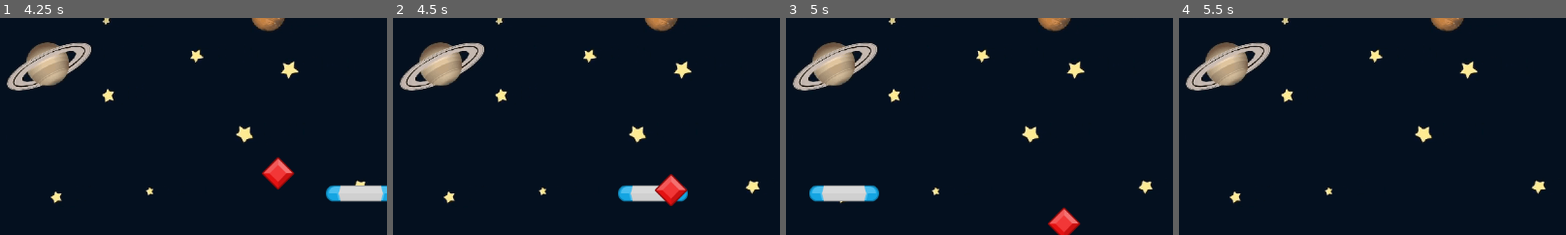
Above: before the commit, frames 1-4 (left to right).
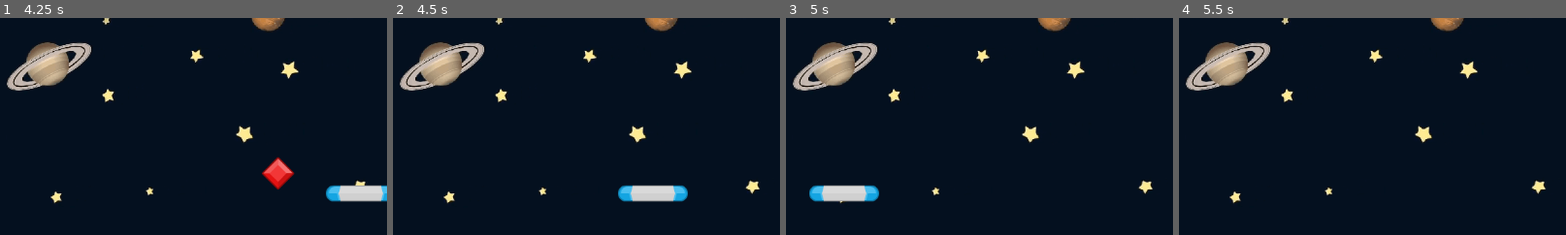
Above: after the commit, the same moments.

Repository: zserzzzz/gemcatcher
Game: Godot game, scene res://Scenes/Game/Game.tscn
The game is run twice, just before and just after one commit, with the same random seed, the same clock (stepped at 60 frames per second) and the same inputs.
Inputs:
- Up to frame 1 (4.25 s): hold D (move_right) 0.53-1.28 s; hold A (move_left) 1.28-2.03 s; hold D (move_right) 2.03-3.53 s; hold A (move_left) from 3.53 s (still down)
- Up to frame 2 (4.5 s): keep holding A (move_left)
- Up to frame 3 (5 s): keep holding A (move_left)
- Up to frame 4 (5.5 s): keep holding A (move_left)
The pictures show only the part of the screen within x 13-63%, y 50-100%; the shares and areas given below are measured in that part.

Frame 1 is identical in both runs. In frame 2, 0.7% of the frame differs, in the area x 67-77%, y 71-87%; in frame 3, 0.7%; in frame 4, nothing differs.

Commit message:
pre game over

Diff:
--- a/Scenes/Game/Game.tscn
+++ b/Scenes/Game/Game.tscn
@@ -1,10 +1,13 @@
-[gd_scene load_steps=4 format=3 uid="uid://dd5w3bpw7u3ig"]
+[gd_scene load_steps=6 format=3 uid="uid://dd5w3bpw7u3ig"]
 
 [ext_resource type="Texture2D" uid="uid://c0ib1bugbcj8i" path="res://assets/GameBg.png" id="1_gwu2e"]
+[ext_resource type="Script" uid="uid://c0clnl4uua3nv" path="res://scripts/game/game.gd" id="1_ln2h6"]
 [ext_resource type="PackedScene" uid="uid://ctuqsssb1dm0m" path="res://Scenes/Paddle/paddle.tscn" id="2_xbxml"]
 [ext_resource type="PackedScene" uid="uid://dovi2nasrvofk" path="res://Scenes/Gem/gem.tscn" id="3_xbxml"]
+[ext_resource type="AudioStream" uid="uid://i32gcttfq8ad" path="res://assets/bgm_action_5.mp3" id="5_y3kpf"]
 
 [node name="GAME" type="Node2D"]
+script = ExtResource("1_ln2h6")
 
 [node name="GameBg" type="Sprite2D" parent="."]
 scale = Vector2(0.6, 0.6)
@@ -16,3 +19,12 @@
 
 [node name="Gem" parent="." instance=ExtResource("3_xbxml")]
 position = Vector2(559, 131)
+
+[node name="BgmAction5" type="AudioStreamPlayer" parent="."]
+stream = ExtResource("5_y3kpf")
+volume_db = -19.79
+autoplay = true
+parameters/looping = true
+
+[connection signal="area_entered" from="Paddle" to="." method="_on_paddle_area_entered"]
+[connection signal="game_over" from="Gem" to="." method="_on_gem_game_over"]
--- a/Scenes/Gem/gem.tscn
+++ b/Scenes/Gem/gem.tscn
@@ -1,7 +1,7 @@
 [gd_scene load_steps=4 format=3 uid="uid://dovi2nasrvofk"]
 
 [ext_resource type="Texture2D" uid="uid://bsi553gjnw1wu" path="res://assets/element_red_diamond.png" id="1_cax3k"]
-[ext_resource type="Script" uid="uid://cyy1ajw0p26ai" path="res://Scenes/Gem/gem.gd" id="1_tv10m"]
+[ext_resource type="Script" uid="uid://cyy1ajw0p26ai" path="res://scripts/gem/gem.gd" id="1_tv10m"]
 
 [sub_resource type="RectangleShape2D" id="RectangleShape2D_tv10m"]
 
@@ -16,3 +16,5 @@
 rotation = 0.785398
 scale = Vector2(1.8, 1.8)
 shape = SubResource("RectangleShape2D_tv10m")
+
+[connection signal="area_entered" from="." to="." method="_on_area_entered"]
--- a/Scenes/Paddle/paddle.tscn
+++ b/Scenes/Paddle/paddle.tscn
@@ -1,7 +1,7 @@
 [gd_scene load_steps=4 format=3 uid="uid://ctuqsssb1dm0m"]
 
 [ext_resource type="Texture2D" uid="uid://2j5x1t6kwvb5" path="res://assets/paddleBlu.png" id="1_77fcv"]
-[ext_resource type="Script" uid="uid://ho5soq2hb1t6" path="res://Scenes/Paddle/paddle.gd" id="1_iwrur"]
+[ext_resource type="Script" uid="uid://ho5soq2hb1t6" path="res://scripts/paddle/paddle.gd" id="1_iwrur"]
 
 [sub_resource type="CapsuleShape2D" id="CapsuleShape2D_iwrur"]
 radius = 12.0
--- /dev/null
+++ b/scripts/game/game.gd
@@ -0,0 +1,12 @@
+extends Node2D
+
+
+
+
+func _on_paddle_area_entered(area: Area2D) -> void:
+	print("collision",area)
+
+
+func _on_gem_game_over() -> void:
+	print("Game OVER")
+	load("res://Scenes/Paddle/paddle.tscn")
--- a/Scenes/Gem/gem.gd
+++ b/scripts/gem/gem.gd
@@ -1,11 +1,17 @@
 extends Area2D
 
 @export var speed = 100
+
+signal game_over
 
 # Called when the node enters the scene tree for the first time.
 func _ready() -> void:
 	pass # Replace with function body.
 
+func kms() -> void:
+	set_process(false)
+	queue_free()
+	print("kms")
 
 # Called every frame. 'delta' is the elapsed time since the previous frame.
 func _process(delta: float) -> void:
@@ -13,5 +19,10 @@
 
 	if position.y > get_viewport_rect().end.y + 40:
 		print("offscreen")
-		set_process(false)
-		queue_free()
+		game_over.emit()
+		kms()
+
+
+func _on_area_entered(area: Area2D) -> void:
+	print("collided")
+	kms()
--- a/Scenes/Paddle/paddle.gd
+++ b/scripts/paddle/paddle.gd
@@ -8,4 +8,4 @@
 	position.x += speed * movement
 
 	position.x = clamp(position.x,0 + 50,get_viewport_rect().end.x - 50)
-	print(position.x)
+	#print(position.x)
Not shown, added: scripts/game/game.gd.uid
Renamed: Scenes/Gem/gem.gd.uid -> scripts/gem/gem.gd.uid
Renamed: Scenes/Paddle/paddle.gd.uid -> scripts/paddle/paddle.gd.uid
